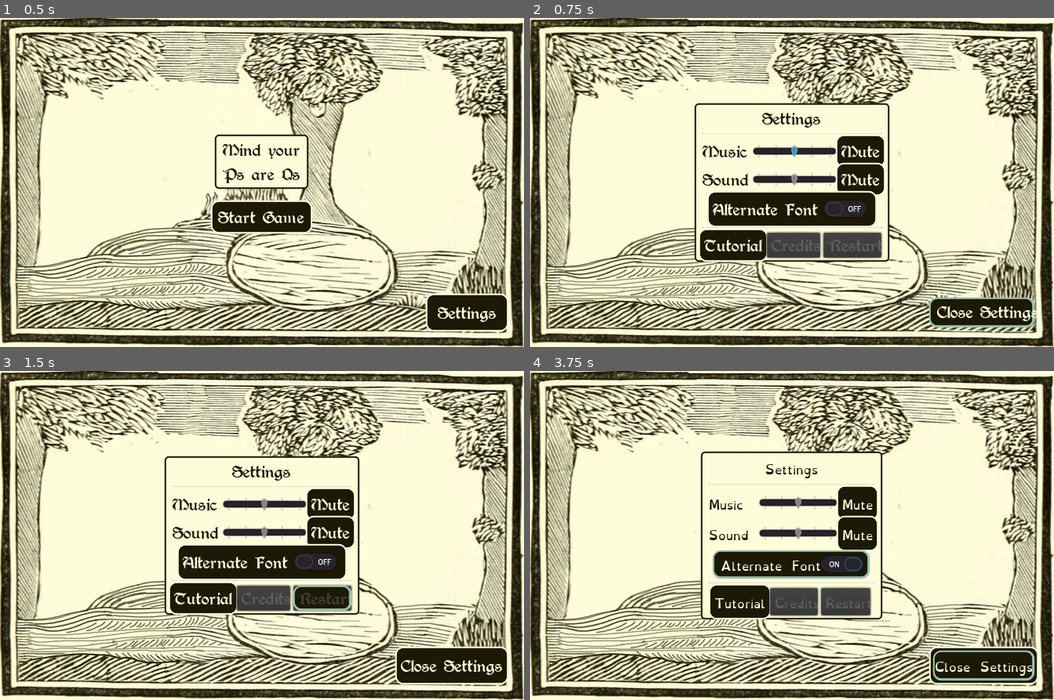
Above: before the commit, frames 1-4 (two rows, left to right).
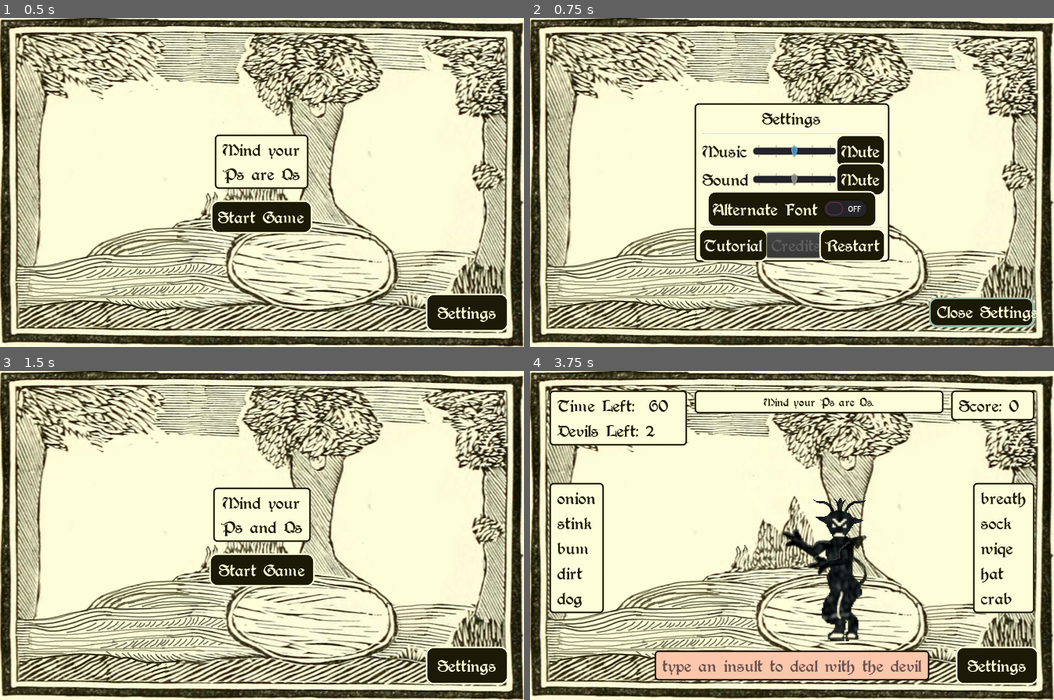
Above: after the commit, the same moments.

Repository: hoodscott/psareqs
Game: Godot game, scene res://scenes/Game.tscn
The game is run twice, just before and just after one commit, with the same random seed, the same clock (stepped at 60 frames per second) and the same inputs. Sound files missing from this copy of the repository are replaced by a short silence.
Inputs (mouse positions are in pixels of both pictures, inside the frame that each line leads up to):
- Up to frame 1 (0.5 s): no input
- Up to frame 2 (0.75 s): click "Settings" at 0.5 s
- Up to frame 3 (1.5 s): click (324, 598) at 1.25 s, where only the run after the commit has a clickable "Restart"
- Up to frame 4 (3.75 s): click (792, 568) at 2 s, where only the run after the commit has a clickable "Start Game"; click (792, 519) at 2.75 s, where only the run after the commit has a clickable "Ps are Qs"; tap Enter at 3.5 s; hold Right (ui_right) from 3.53 s (still down); tap Z at 3.6 s

Frame 1 is identical in both runs. In frame 2, 1.2% of the frame differs, in the area x 55-68%, y 64-75%; in frame 3, 12%; in frame 4, 28%, in the area x 3-97%, y 5-96%.

Commit message:
Implements restart button in settings menu

Diff:
--- a/scenes/Game.gd
+++ b/scenes/Game.gd
@@ -33,6 +33,7 @@
 
   if (\
     UI.connect("game_started", self, "start_game") != OK or\
+    UI.connect("game_restarted", self, "restart_game") != OK or\
     UI.connect("game_ended", self, "end_game") != OK or\
     UI.connect("curse_chosen", self, "curse_chosen") != OK):
       print("error connecting UI signals")
@@ -125,6 +126,14 @@
 
   UI.end_game(player.score)
 
+
+func restart_game() -> void:
+  current_state = GAMESTATE.GAMEOVER
+  for child in DevilSpawn.get_children():
+    child.queue_free()
+
+  UI.end_game(0,true)
+  UI.reset()
 
 func _unhandled_key_input(event: InputEventKey) -> void:
   if event.pressed:
--- a/scenes/ui/UI.gd
+++ b/scenes/ui/UI.gd
@@ -5,6 +5,7 @@
 signal game_started()
 signal game_ended()
 signal curse_chosen(index)
+signal game_restarted()
 
 
 const _DEFAULT_TYPED := "type an insult to deal with the devil"
@@ -54,6 +55,11 @@
 
 
 func _ready() -> void:
+  reset()
+
+
+func reset() -> void:
+  _GameTimer.stop()
   _GameContainer.hide()
   _CurseChooser.hide()
   _Settings.hide()
@@ -61,14 +67,20 @@
   _StartContainer.show()
 
 
-func end_game(score: int) -> void:
+func end_game(score: int, clean := false) -> void:
   _GameContainer.hide()
   _StartContainer.show()
 
-  _GameOver.text = "Game Over!\nFinal Score: %s" % score
+  if clean:
+    _GameOver.text = "Mind your\nPs and Qs"
+    _StartButton.text = "Start Game"
+  else:
+    _GameOver.text = "Game Over!\nFinal Score: %s" % score
+
   _GameOver.show()
 
-  yield(get_tree().create_timer(3), "timeout")
+  if not clean:
+    yield(get_tree().create_timer(3), "timeout")
   _StartButton.show()
 
 
@@ -227,7 +239,10 @@
 
 func _on_SettingsButton_pressed() -> void:
   AudioManager.play_button_press()
-
+  toggle_settings()
+
+
+func toggle_settings() -> void:
   if _settings_open:
     _SettingsButton.text = "Settings"
     _GameTimer.set_paused(false)
@@ -284,3 +299,13 @@
   _Settings.hide()
   _Help.show()
   _HelpCloseButton.grab_focus()
+
+
+func _on_CreditsButton_pressed() -> void:
+  AudioManager.play_button_press()
+
+
+func _on_RestartButton_pressed() -> void:
+  AudioManager.play_button_press()
+  toggle_settings()
+  emit_signal("game_restarted")
--- a/scenes/ui/UI.tscn
+++ b/scenes/ui/UI.tscn
@@ -539,7 +539,6 @@
 margin_left = 186.0
 margin_right = 276.0
 margin_bottom = 38.0
-disabled = true
 text = "Restart"
 
 [node name="SettingOpener" type="Control" parent="GameMargin"]
@@ -650,6 +649,8 @@
 [connection signal="pressed" from="GameMargin/SettingsContainer/Panel/Row/SoundContainer/MuteSoundButton" to="." method="_on_MuteSoundButton_pressed"]
 [connection signal="toggled" from="GameMargin/SettingsContainer/Panel/Row/FontContainer/FontChange" to="." method="_on_FontChange_toggled"]
 [connection signal="pressed" from="GameMargin/SettingsContainer/Panel/Row/CreditContainer/HelpButton" to="." method="_on_HelpButton_pressed"]
+[connection signal="pressed" from="GameMargin/SettingsContainer/Panel/Row/CreditContainer/CreditsButton" to="." method="_on_CreditsButton_pressed"]
+[connection signal="pressed" from="GameMargin/SettingsContainer/Panel/Row/CreditContainer/RestartButton" to="." method="_on_RestartButton_pressed"]
 [connection signal="pressed" from="GameMargin/SettingOpener/SettingsButton" to="." method="_on_SettingsButton_pressed"]
 [connection signal="pressed" from="GameMargin/HelpContainer/VBoxContainer/HBoxContainer3/HelpCloseButton" to="." method="_on_HelpCloseButton_pressed"]
 [connection signal="timeout" from="Timer" to="." method="_on_Timer_timeout"]
